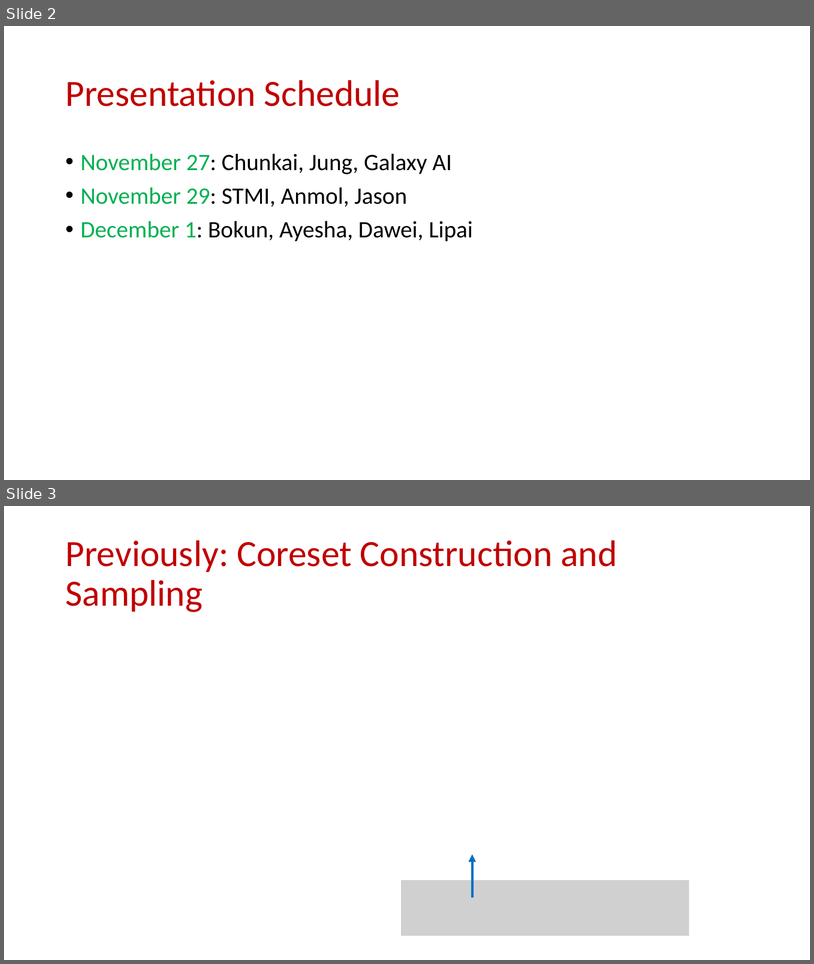
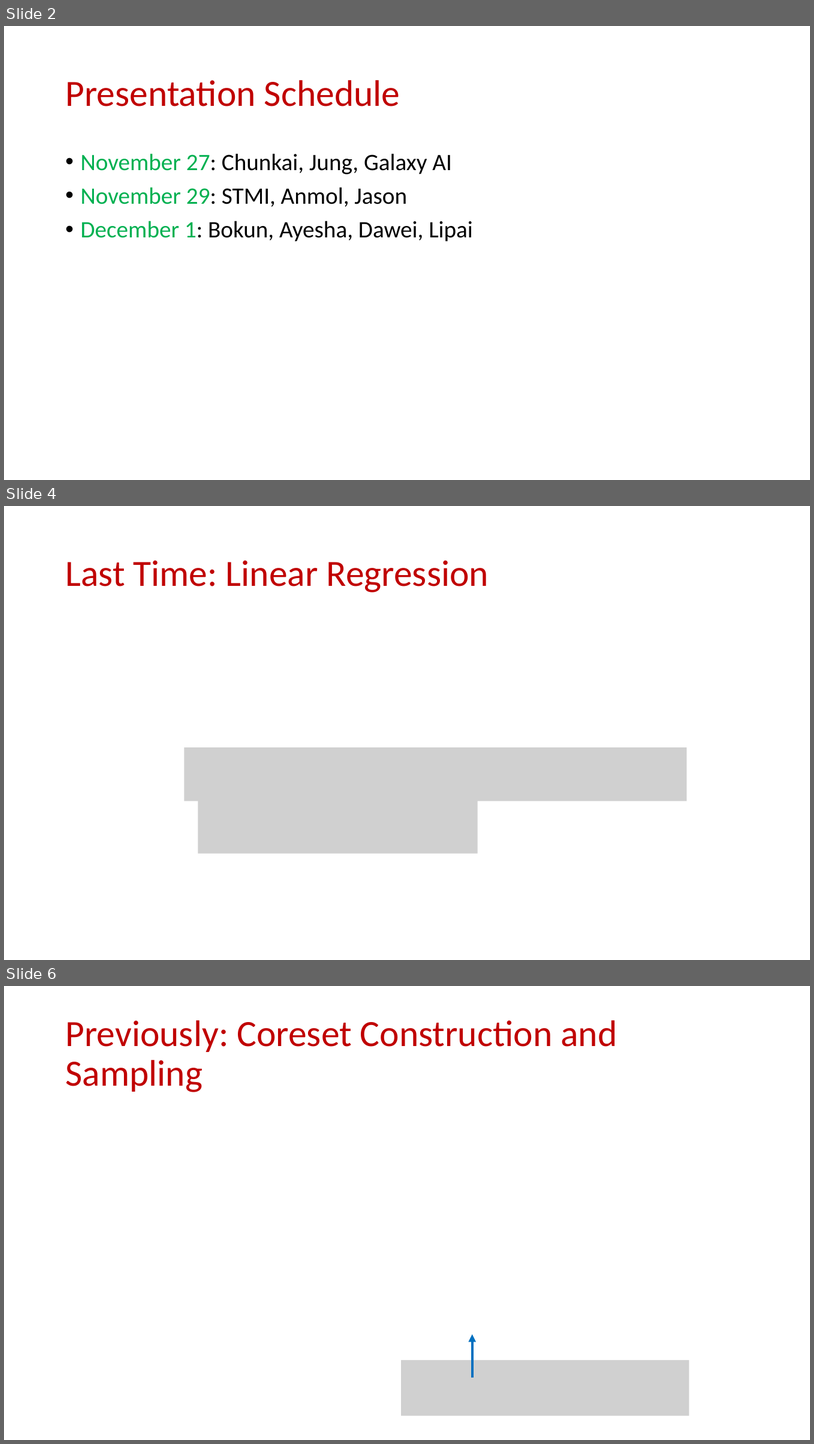
Before and after one commit to samsonzhou/samsonzhou.github.io, a slide deck: CSCE689-23/L31.pptx. Shown one above the other, each under a label of ours: slides 2 and 3 before the commit, slides 2, 4 and 6 after it; the slides between them are not shown. The pictures are 814x964 and 814x1444 pixels, drawn with LibreOffice and Linux fonts; fonts in the diff are those of the drawing; grey boxes stand for pictures. Boxes give left, top, right and bottom in pixels: in the first picture for what was removed or moved away, otherwise in the second. Text is boxed around its words. In the diff, an @@ line names an element or a change of style, - is before the commit and + after.

```diff
--- a/CSCE689-23/L31.pptx
+++ b/CSCE689-23/L31.pptx
@@ slide 4 added at [4, 506, 810, 960], background #FFFFFF @@
@@ title added at [65, 560, 489, 592], 44 pt, text #C00000 @@
+Last Time: Linear Regression
@@ picture added at [184, 747, 687, 801] @@
@@ picture added at [198, 800, 478, 854] @@
@@ what was slide 3 is now slide 6 @@
```
Also in this commit, not shown: 2 other slides added, 21 slides removed, 3 other files.
